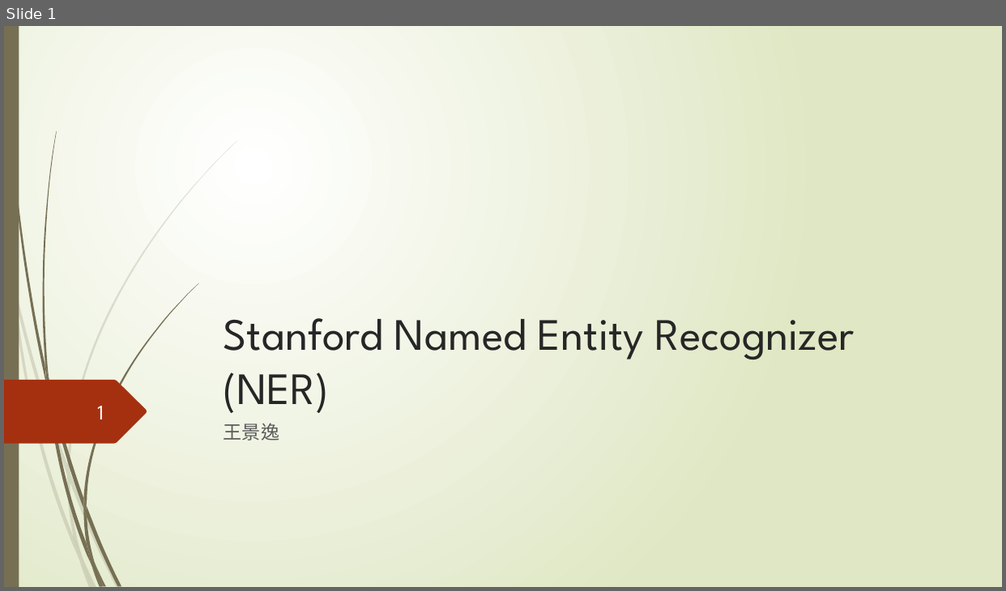
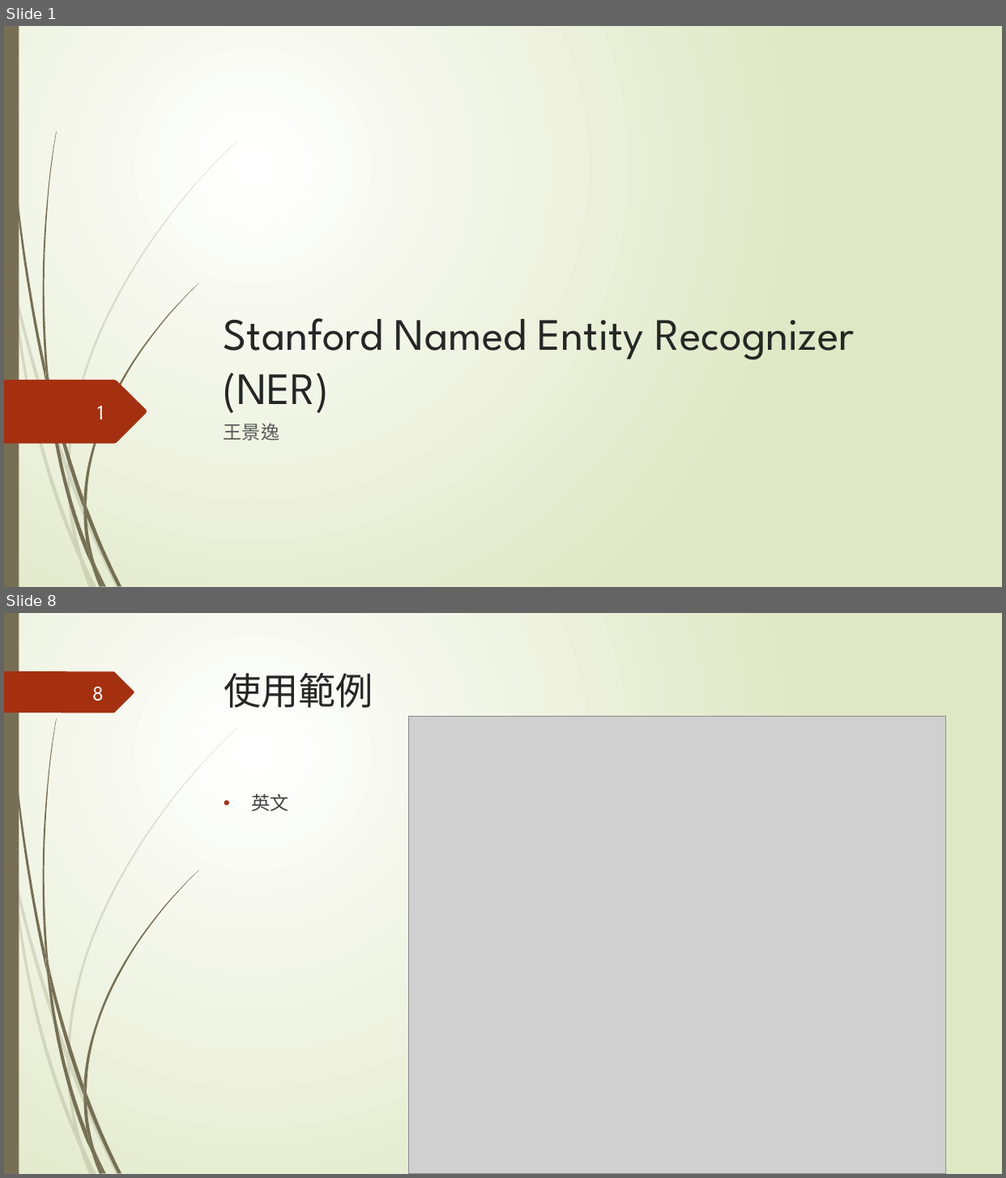
Before and after one commit to kather0912888/PPT, a slide deck: stanford ner.pptx. Shown one above the other, each under a label of ours: slide 1 before the commit, slides 1 and 8 after it; the slides between them are not shown. The pictures are 1006x591 and 1006x1178 pixels, drawn with LibreOffice and Linux fonts; fonts in the diff are those of the drawing; grey boxes stand for pictures. Boxes give left, top, right and bottom in pixels: in the first picture for what was removed or moved away, otherwise in the second. Text is boxed around its words. In the diff, an @@ line names an element or a change of style, - is before the commit and + after.

```diff
--- a/stanford ner.pptx
+++ b/stanford ner.pptx
@@ slide 8 added at (x1=4, y1=613, x2=1002, y2=1174), background gradient #FFFFFF to #DFE8C4; not listed: 23 template elements that a slide beside it also shows @@
@@ freeform shape added at (x1=4, y1=671, x2=134, y2=713), fill #A53010 @@
@@ title added at (x1=224, y1=673, x2=373, y2=708), 36 pt, text #262626 @@
+使用範例
@@ page number added at (x1=92, y1=686, x2=104, y2=701), 20 pt, text #FEFFFF @@
+8
@@ picture added at (x1=408, y1=717, x2=946, y2=1174) @@
@@ text added at (x1=252, y1=794, x2=289, y2=811), 18 pt, text #404040 @@
+• 英文
```
Also in this commit, not shown: 5 slides changed, 8 other slides added, 2 slides removed.
